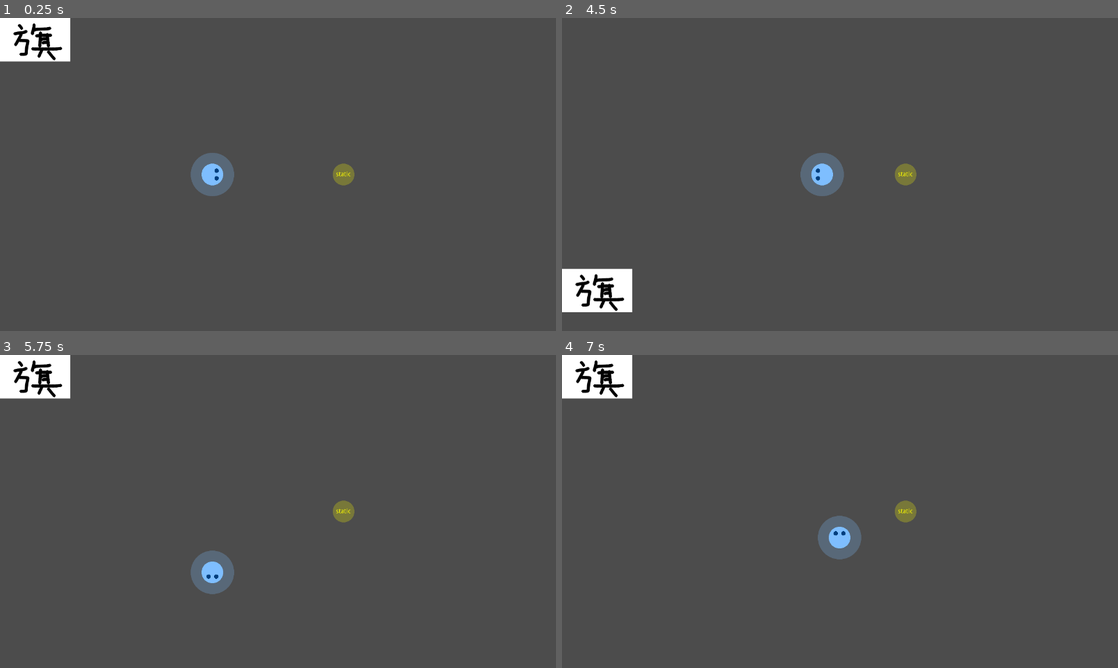
Above: before the commit, frames 1-4 (two rows, left to right).
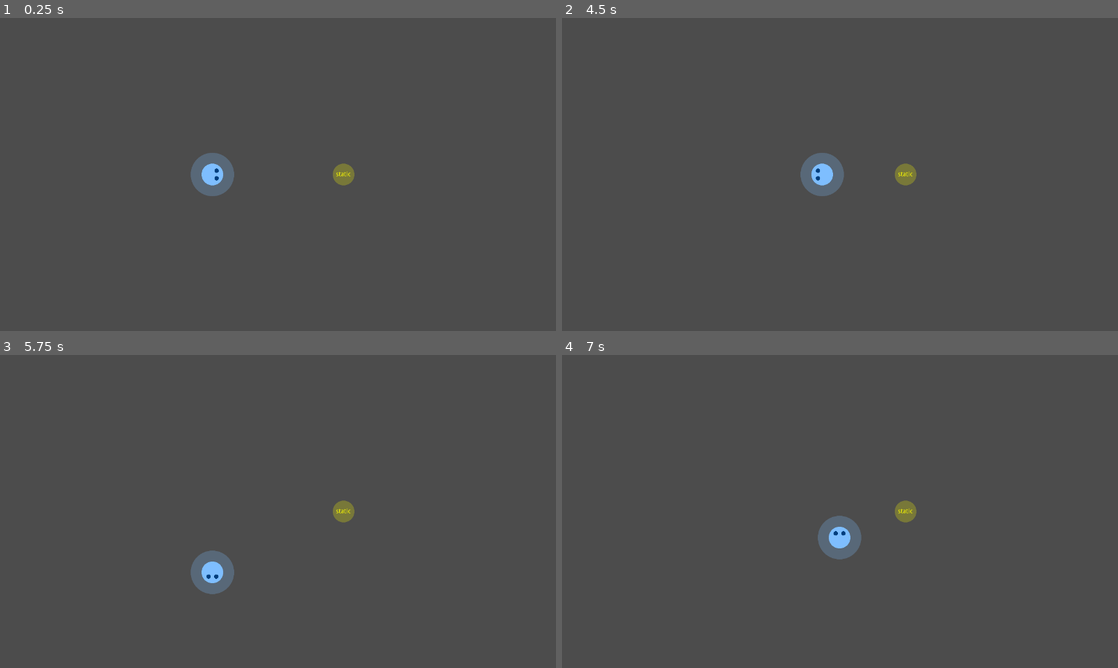
Above: after the commit, the same moments.

Repository: saimukzi/NfaoPoSim
Game: Godot game, scene res://DebugStage/DebugStage.tscn
The game is run twice, just before and just after one commit, with the same random seed, the same clock (stepped at 60 frames per second) and the same inputs. Sound files missing from this copy of the repository are replaced by a short silence.
Inputs:
- Up to frame 1 (0.25 s): no input
- Up to frame 2 (4.5 s): tap Enter at 0.5 s; hold Right (game_right) 0.53-1.28 s; hold Z (game_eat) 0.53-1.28 s; hold Down (game_down) 1.28-2.03 s; tap Z (game_eat) at 1.35, 2.85, 4.35 s; hold Right (game_right) 2.03-2.78 s; hold Z (game_eat) 2.03-2.78 s; hold Up (game_up) 2.78-3.53 s; hold Z (game_eat) 3.53-4.28 s; hold Left (game_left) from 3.53 s (still down)
- Up to frame 3 (5.75 s): release Left (game_left) at 5.03 s; hold Down (game_down) from 5.03 s (still down); hold Z (game_eat) from 5.03 s (still down)
- Up to frame 4 (7 s): release Down (game_down) at 5.78 s; release Z (game_eat) at 5.78 s; hold Right (game_right) 5.78-6.53 s; tap Z (game_eat) at 5.85 s; hold Up (game_up) from 6.53 s (still down); hold Z (game_eat) from 6.53 s (still down)

The runs differ from the first frame. In frame 1, 1.7% of the frame differs, in the area x 0-13%, y 0-14%; in frame 2, 1.7%, in the area x 0-13%, y 80-94%; in frame 3, 1.7%; in frame 4, 1.7%.

Commit message:
remove flag on GameBase

Diff:
--- a/GameBase/AnthemSystem.gd
+++ b/GameBase/AnthemSystem.gd
@@ -28,6 +28,9 @@
 	$Timer.start(rand.randf_range(idle_sec_min,idle_sec_max)-flag_prepare_sec)
 
 func _on_Timer_timeout():
+	if flag_node_ary.size() <= 0:
+		push_warning("JFLJAYGIEC: No flag on map")
+		return
 	var flag_node = flag_node_ary[rand.randi_range(0,flag_node_ary.size()-1)]
 	flag_node.play()
 
--- a/GameBase/GameBase.tscn
+++ b/GameBase/GameBase.tscn
@@ -1,7 +1,6 @@
-[gd_scene load_steps=5 format=2]
+[gd_scene load_steps=4 format=2]
 
 [ext_resource path="res://GameBase/AnthemSystem.gd" type="Script" id=1]
-[ext_resource path="res://GameBase/FlagBase.tscn" type="PackedScene" id=2]
 [ext_resource path="res://GameBase/GameBase.gd" type="Script" id=3]
 [ext_resource path="res://PolicePlayer/PolicePlayer.tscn" type="PackedScene" id=6]
 
@@ -15,8 +14,6 @@
 position = Vector2( 640, 360 )
 game_base = NodePath("../..")
 
-[node name="LeftFlag" parent="Map" instance=ExtResource( 2 )]
-
 [node name="AnthemSystem" type="Node" parent="."]
 script = ExtResource( 1 )
 
